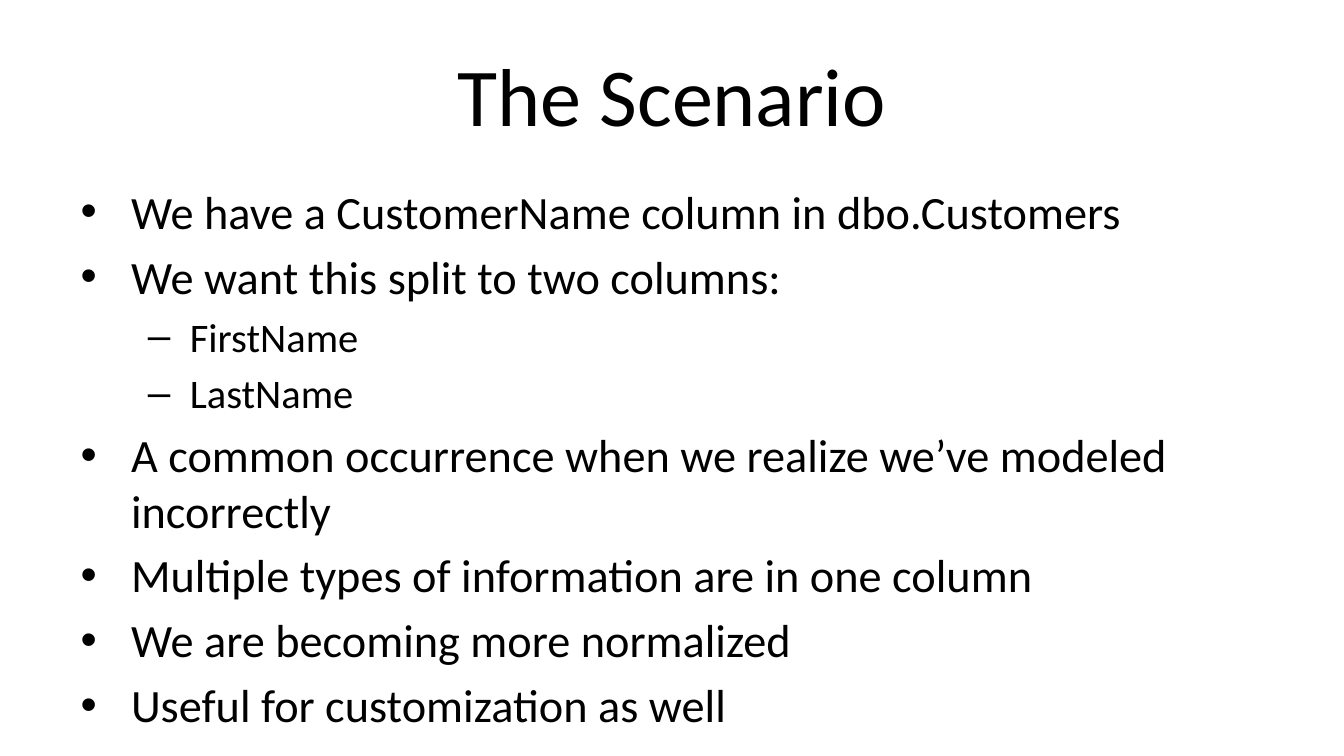
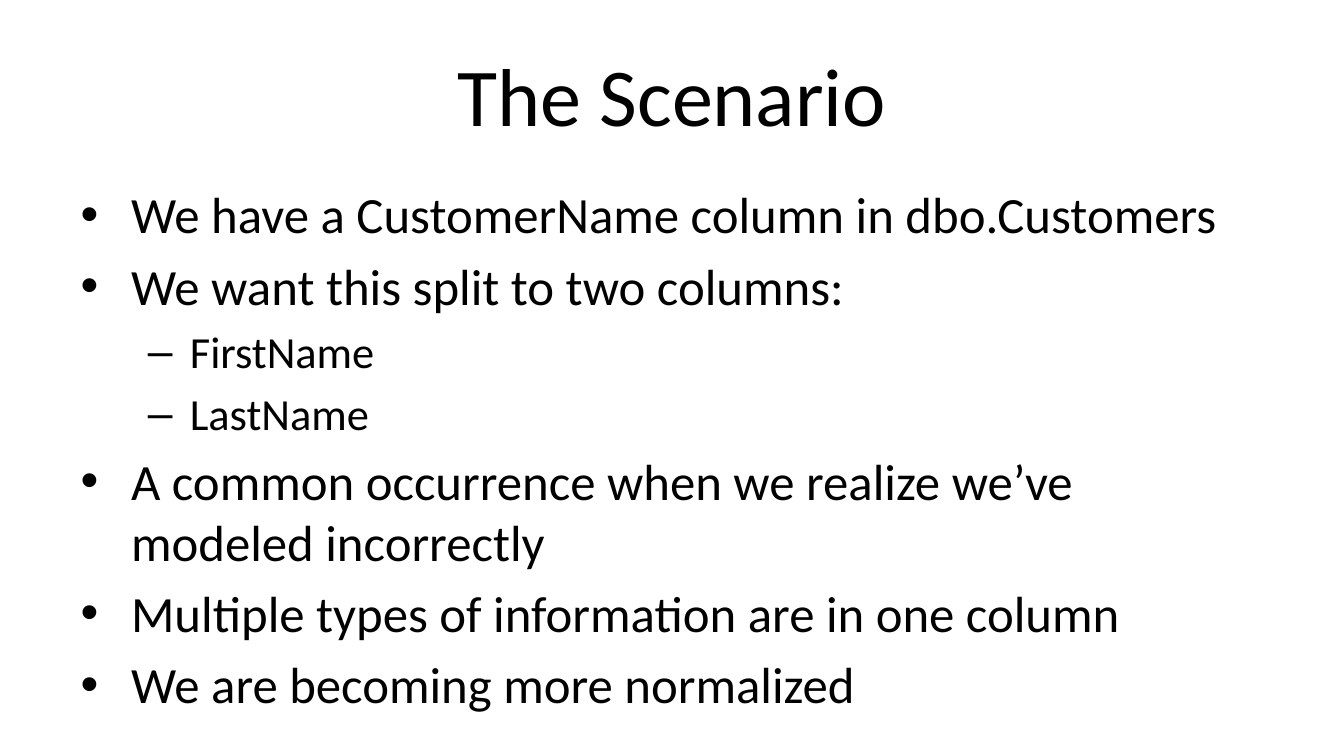
Before and after one commit to way0utwest/ZeroDowntime, a slide deck: slide 13 of VSLive_LasVegas2023_W19_ArchitectZeroDowntime.pptx. Drawn at 1344x756 pixels with LibreOffice and Linux fonts; fonts in the diff are those of the drawing; background and template pictures are left out. Boxes give left, top, right and bottom in pixels: in the first picture for what was removed or moved away, otherwise in the second. Text is boxed around its words. In the diff, an @@ line names an element or a change of style, - is before the commit and + after.

```diff
--- a/VSLive_LasVegas2023_W19_ArchitectZeroDowntime.pptx
+++ b/VSLive_LasVegas2023_W19_ArchitectZeroDowntime.pptx
@@ text "We have a CustomerName column ..." at [131, 197, 1216, 712]: size 24.8 to 27.2 pt; size 21.7 to 23.8 pt in "FirstName", "LastName" @@
@@ text at [131, 690, 726, 723]: paragraph removed @@
-• Useful for customization as well
```
Also in this commit, not shown: 11 other slides changed.
